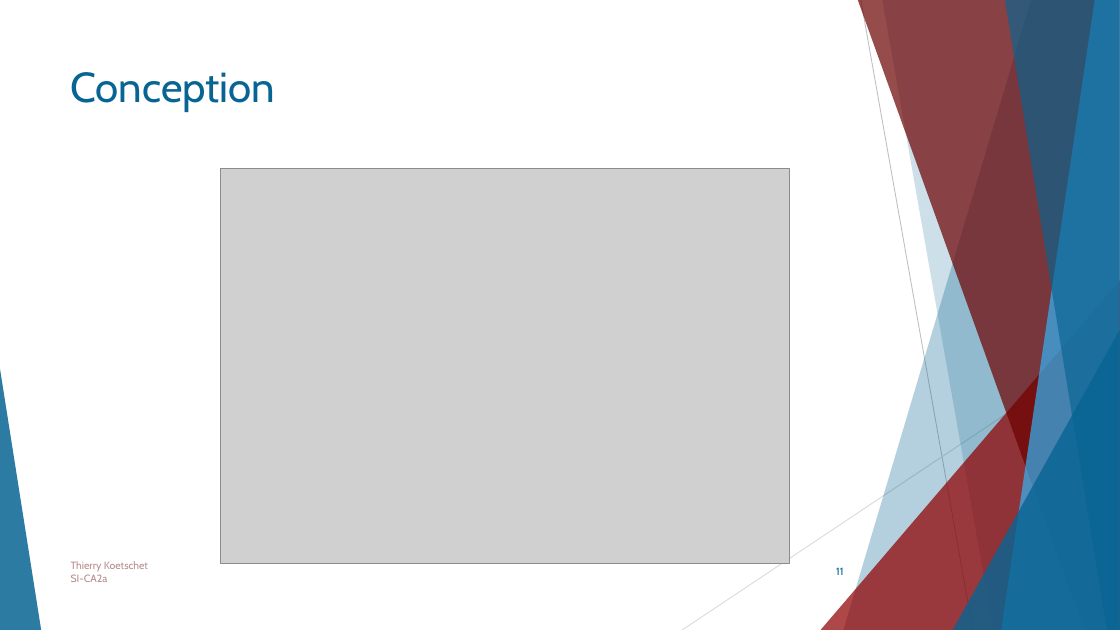
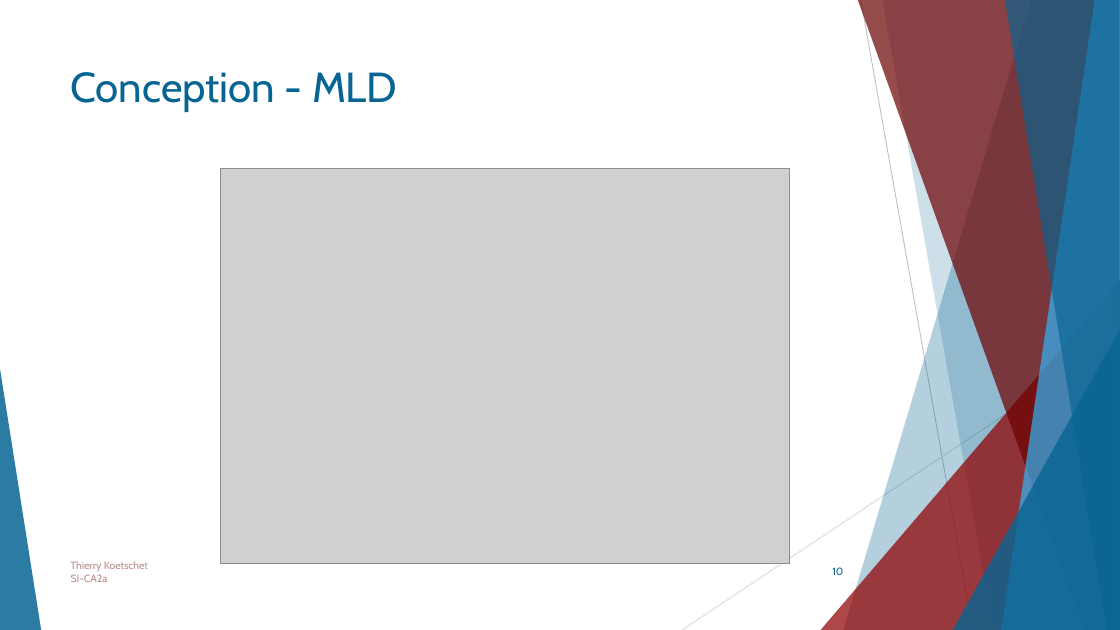
Before and after one commit to ThierryKoetschet/TPI_Thierry_Koetschet, a slide deck: slide 10 of Presentation TPI Thierry Koetschet.pptx (slide 11 before the commit). Drawn at 1120x630 pixels with LibreOffice and Linux fonts; fonts in the diff are those of the drawing; grey boxes stand for pictures. Boxes give left, top, right and bottom in pixels: in the first picture for what was removed or moved away, otherwise in the second. Text is boxed around its words. In the diff, an @@ line names an element or a change of style, - is before the commit and + after.

```diff
--- a/Presentation TPI Thierry Koetschet.pptx
+++ b/Presentation TPI Thierry Koetschet.pptx
@@ title at [71, 72, 397, 112]: text changed @@
-Conception
+Conception - MLD
@@ page number at [832, 567, 843, 575]: text changed @@
-11
+10
```
Also in this commit, not shown: 7 other slides changed.
